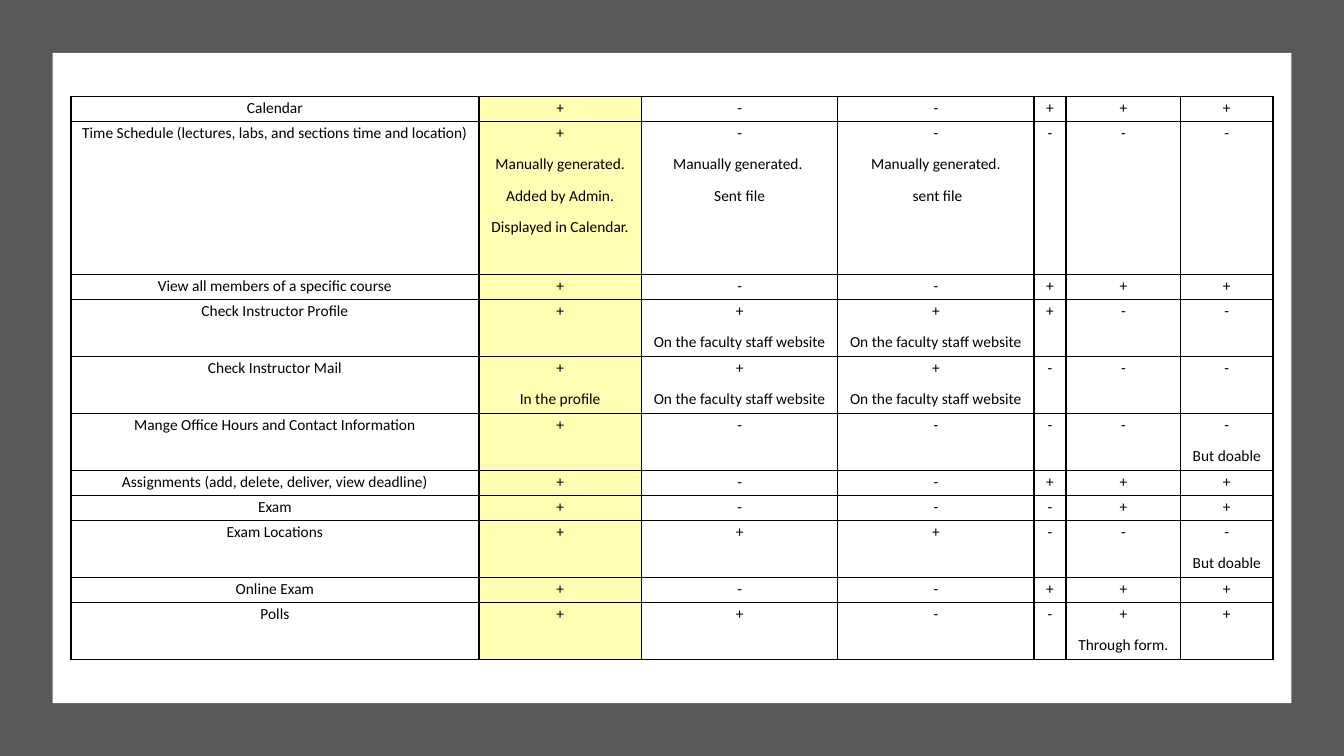
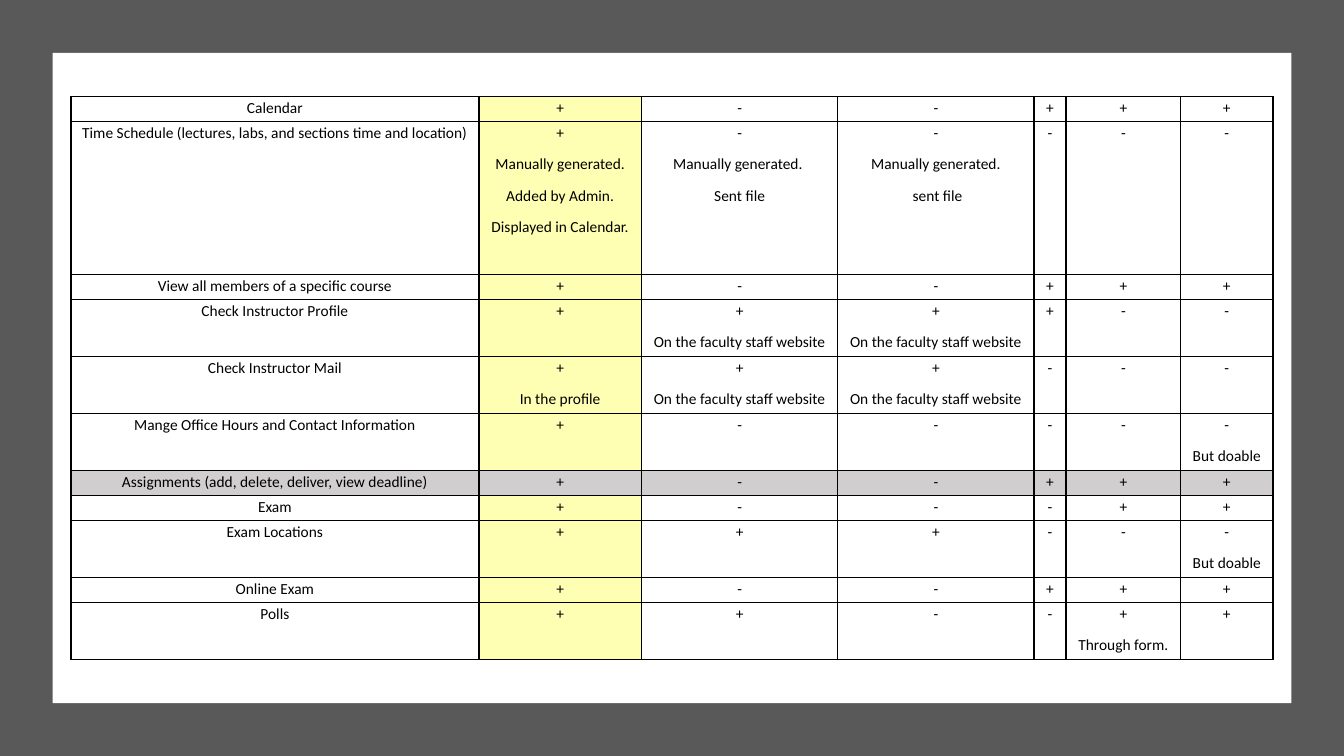
Before and after one commit to mounirsabry/Better_Ecom_GP, a slide deck: slide 7 of Discussions/Midyear_Discussion/presentation.pptx (slide 8 before the commit). Drawn at 1344x756 pixels with LibreOffice and Linux fonts; fonts in the diff are those of the drawing. Boxes give left, top, right and bottom in pixels: in the first picture for what was removed or moved away, otherwise in the second. Text is boxed around its words. In the diff, an @@ line names an element or a change of style, - is before the commit and + after.

```diff
--- a/Discussions/Midyear_Discussion/presentation.pptx
+++ b/Discussions/Midyear_Discussion/presentation.pptx
@@ table at (71, 97, 1274, 660) @@
@@ fill none to #D0CECE in 6 cells @@
@@ fill #FFFFB3 to #D0CECE in row 7, column 2 @@
```
Also in this commit, not shown: 4 other slides changed, 2 slides removed, 1 other file.
